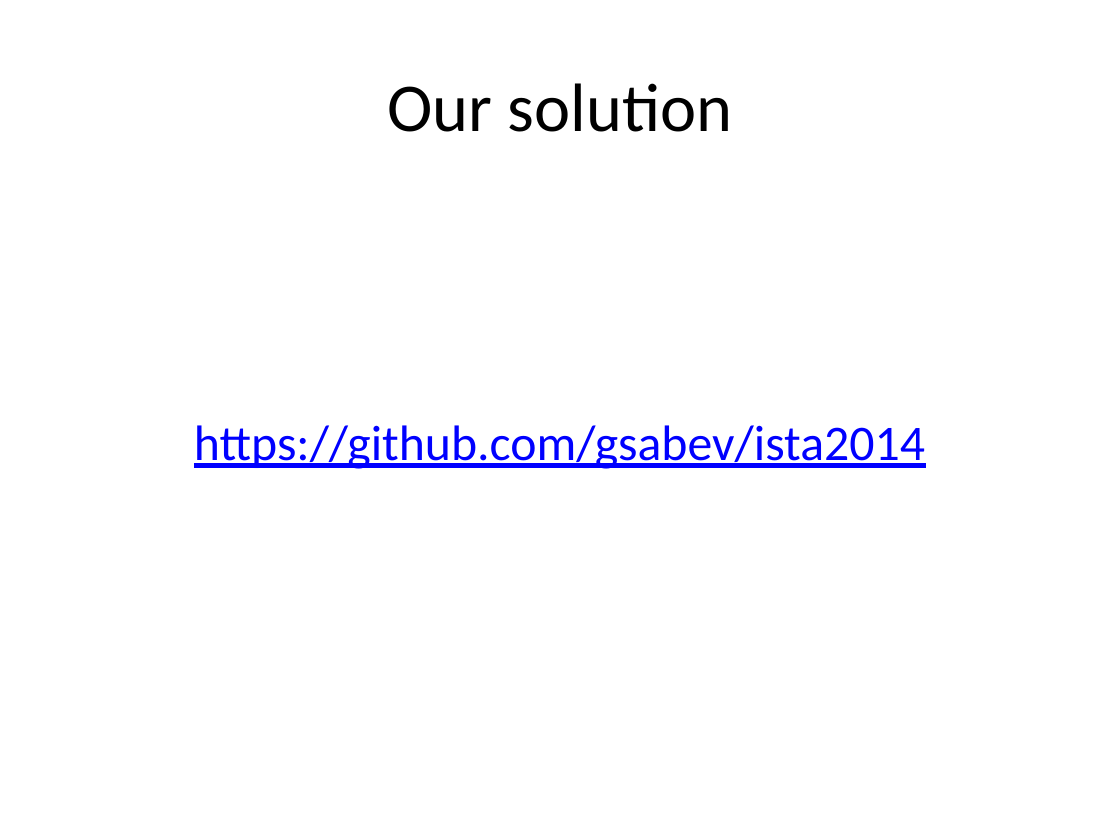
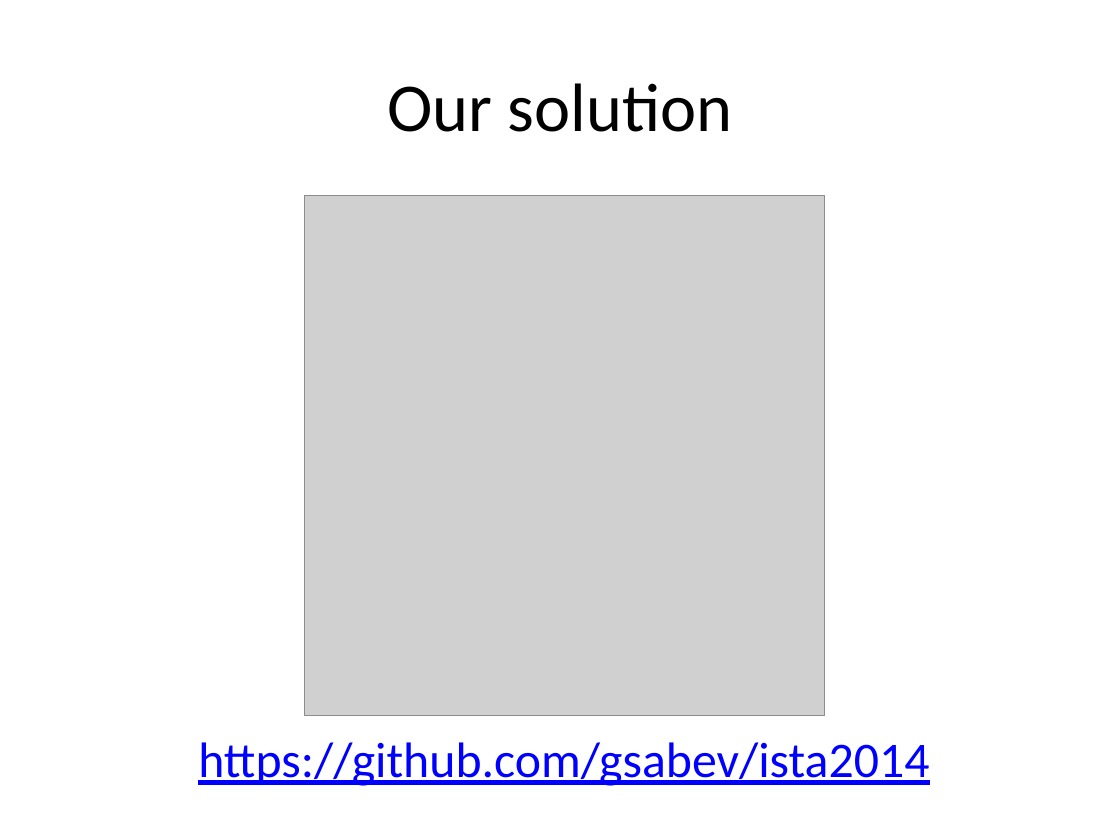
Before and after one commit to gsabev/ista2014, a slide deck: slide 16 of ISTA.pptx. Drawn at 1120x840 pixels with LibreOffice and Linux fonts; fonts in the diff are those of the drawing; grey boxes stand for pictures. Boxes give left, top, right and bottom in pixels: in the first picture for what was removed or moved away, otherwise in the second. Text is boxed around its words. In the diff, an @@ line names an element or a change of style, - is before the commit and + after.

Commit message:
Add hands-on materials (excersices & solutions)

```diff
--- a/ISTA.pptx
+++ b/ISTA.pptx
@@ picture added at <box>305,195,825,716</box> @@
@@ text "https://github.com/gsabev/ista2014": place and size @@
-text "https://github.com/gsabev/ista2014" at <box>194,425,925,469</box>
+text "https://github.com/gsabev/ista2014" at <box>198,742,929,786</box>
```
Also in this commit, not shown: 2 other slides changed, 1 slide added, 24 other files.
